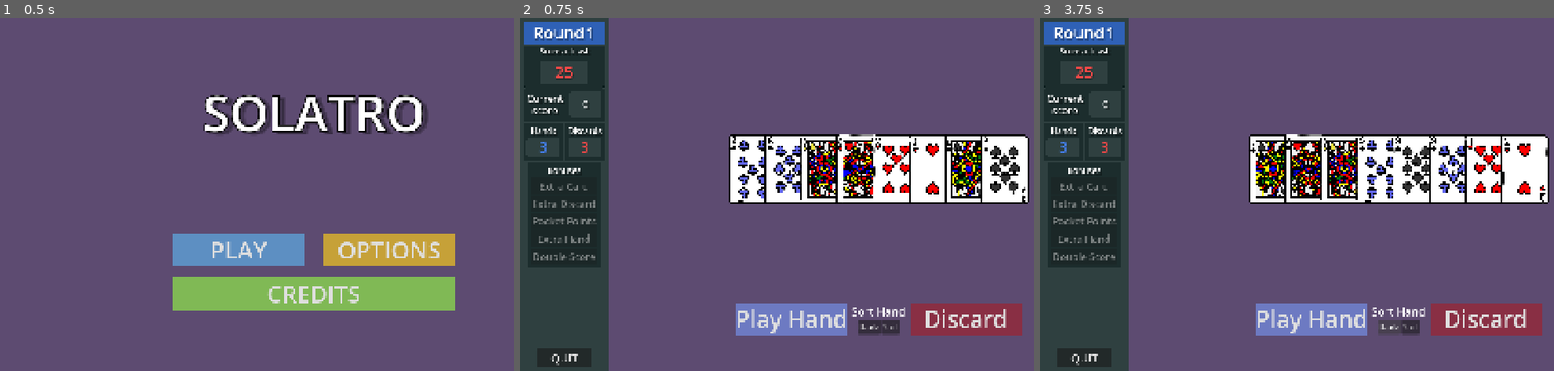
Above: before the commit, frames 1-3 (left to right).
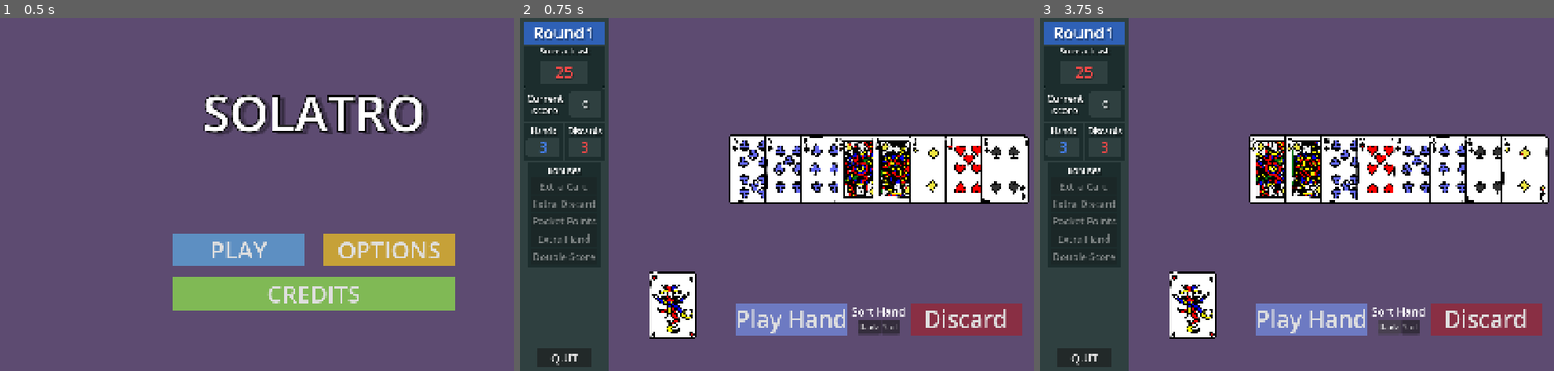
Above: after the commit, the same moments.

Repository: o-GUTS/solatro
Game: Godot game, scene res://src/main.tscn
Two runs of this game, one before a commit and one after it. Both use one fixed random seed, a clock stepped at 60 frames per second and the inputs below.
Inputs:
- Up to frame 1 (0.5 s): no input
- Up to frame 2 (0.75 s): click "PLAY" at 0.5 s
- Up to frame 3 (3.75 s): click "Discard" at 1.25 s; click "Play Hand" at 2 s; click "Play Hand" at 2.75 s; click "Rank" at 3.5 s

Frame 1 is identical in both runs. In frame 2, 5.7% of the frame differs, in the area x 25-99%, y 32-91%; in frame 3, 5.4%.

Commit message:
Added jokers

Diff:
--- a/src/base_card.gd
+++ b/src/base_card.gd
@@ -5,7 +5,7 @@
 @onready var texture_pivot: Control = %texturePivot
 @onready var texture: Sprite2D = %texture
 
-signal gui_input_fired(card: BaseCard,event: InputEvent)
+signal gui_input_fired(card: BaseCard, event: InputEvent)
 
 const max_angle_rad := Vector2(
     deg_to_rad(10), deg_to_rad(10)
@@ -25,6 +25,10 @@
 func setup(new_value: String) -> void:
     value = new_value
     name = new_value
+
+    if value == "joker":
+        texture.texture = load("res://assets/Hand Drawn Cards/joker.png")
+        return
 
     var suit: String = new_value[-1]
 
--- a/src/global_state.gd
+++ b/src/global_state.gd
@@ -9,7 +9,9 @@
 var acquired_bonuses: Array[Definitions.BonusTypes] = []
 var shield_activated: bool = false
 var double_points_actived: bool = false
+
 var has_joker: bool = false
+var joker_selected: bool = false
 
 var hand_size: int = Definitions.base_hand_size
 var hands_left: int = Definitions.base_hands_count
@@ -27,7 +29,9 @@
     acquired_bonuses.clear()
     shield_activated = false
     double_points_actived = false
+
     has_joker = false
+    joker_selected = false
 
     hand_size = Definitions.base_hand_size
     hands_left = Definitions.base_hands_count
@@ -44,7 +48,9 @@
 
     shield_activated = false
     double_points_actived = false
+
     has_joker = false
+    joker_selected = false
 
     hands_left = Definitions.base_hands_count
     discards_left = Definitions.base_discards_count
--- a/src/screens/game/game_screen.gd
+++ b/src/screens/game/game_screen.gd
@@ -1,18 +1,43 @@
 class_name GameScreen
 extends Control
 
-#TODO Jokers
 
 @onready var card_container: CardContainer = %cardContainer
 @onready var discard_button: Button = %discardButton
 @onready var play_hand_button: Button = %playHandButton
 @onready var hand_label: Label = %hand_label
 @onready var left_panel: CustomLeftPanel = %leftPanel
+@onready var joker_indicator: BaseCard = %joker_indicator
 
 
 func _ready() -> void:
     card_container.selection_changed.connect(update_hand_type_label)
     left_panel.bonus_btn_pressed.connect(_on_bonus_btn_pressed)
+
+    joker_indicator.setup("joker")
+    joker_indicator.gui_input_fired.connect(
+        func(_card: BaseCard, event: InputEvent) -> void:
+            if event.is_action_pressed(&"MOUSE_LEFT"):
+                if GlobalState.joker_selected:
+                    joker_indicator.deselect()
+                    GlobalState.joker_selected = false
+
+                elif card_container.selected_cards.size() < Definitions.max_selected_cards:
+                    joker_indicator.select()
+                    GlobalState.joker_selected = true
+
+                update_hand_type_label()
+    )
+    card_container.joker_found.connect(
+        func() -> void:
+            if GlobalState.has_joker:
+                joker_indicator.hide()
+                GlobalState.joker_selected = false
+            else:
+                joker_indicator.show()
+
+            GlobalState.has_joker = !GlobalState.has_joker
+    )
 
     start_new_round()
 
@@ -126,6 +151,8 @@
 
 
 func get_highest_poker_hand_with_joker(card_names: Array[String]) -> PokerHand:
+    if card_names.is_empty(): return PokerHand.new("", 0)
+
     var highest_hand := PokerHand.new("", 0)
 
     #NOTE Brute force, but works for now
@@ -157,7 +184,12 @@
 
 
 func update_hand_type_label() -> void:
-    var result: PokerHand = get_highest_poker_hand(card_container.selected_cards)
+    var result: PokerHand = null
+    if GlobalState.joker_selected:
+        result = get_highest_poker_hand_with_joker(card_container.selected_cards)
+    else:
+        result = get_highest_poker_hand(card_container.selected_cards)
+
     if result == null:
         hand_label.text = ""
     else:
@@ -187,11 +219,16 @@
     if GlobalState.discards_left <= 0 or !card_container.has_cards_selected():
         return
 
+    if GlobalState.joker_selected:
+        GlobalState.joker_selected = false
+        joker_indicator.deselect()
+
     card_container.discard_selected_cards()
     card_container.draw_random_cards(GlobalState.hand_size - card_container.current_hand.size())
 
     GlobalState.discards_left -= 1
     left_panel.update_all_visuals()
+    update_hand_type_label()
 
 
 func _on_play_hand_button_pressed() -> void:
@@ -200,7 +237,18 @@
     for card_value: String in card_container.selected_cards:
         card_container.discard_card(card_value)
 
-    var result: PokerHand = get_highest_poker_hand(card_container.selected_cards)
+    var result: PokerHand = null
+
+    if GlobalState.joker_selected:
+        result = get_highest_poker_hand_with_joker(card_container.selected_cards)
+
+        joker_indicator.hide()
+        joker_indicator.deselect()
+        GlobalState.has_joker = false
+        GlobalState.joker_selected = false
+    else:
+        result = get_highest_poker_hand(card_container.selected_cards)
+
     card_container.selected_cards.clear()
 
     card_container.draw_random_cards(GlobalState.hand_size - card_container.current_hand.size())
--- a/src/screens/game/game_screen.tscn
+++ b/src/screens/game/game_screen.tscn
@@ -3,6 +3,7 @@
 [ext_resource type="PackedScene" uid="uid://lgpdifqvpdlf" path="res://src/ui/custom_left_panel.tscn" id="1_hfv22"]
 [ext_resource type="Script" uid="uid://mkj7fjavbaqt" path="res://src/screens/game/game_screen.gd" id="1_stvag"]
 [ext_resource type="PackedScene" uid="uid://ctnw6t40kbxjw" path="res://src/ui/container/card_container.tscn" id="2_stvag"]
+[ext_resource type="PackedScene" uid="uid://02vuq4ofl2ge" path="res://src/base_card.tscn" id="4_je8ph"]
 
 [sub_resource type="LabelSettings" id="LabelSettings_q36ux"]
 font_size = 35
@@ -139,6 +140,15 @@
 custom_minimum_size = Vector2(0, 107)
 layout_mode = 2
 
+[node name="joker_indicator" parent="." unique_id=1762261797 instance=ExtResource("4_je8ph")]
+unique_name_in_owner = true
+visible = false
+layout_mode = 1
+offset_left = 387.0
+offset_top = 764.0
+offset_right = 395.32
+offset_bottom = 778.0
+
 [connection signal="pressed" from="bg/HBoxContainer/vCont/hCont/playHandButton" to="." method="_on_play_hand_button_pressed"]
 [connection signal="pressed" from="bg/HBoxContainer/vCont/hCont/MarginContainer/sortCont/hCont/sortByRankBtn" to="." method="_on_sort_by_rank_btn_pressed"]
 [connection signal="pressed" from="bg/HBoxContainer/vCont/hCont/MarginContainer/sortCont/hCont/sortBySuitBtn" to="." method="_on_sort_by_suit_btn_pressed"]
--- a/src/ui/container/card_container.gd
+++ b/src/ui/container/card_container.gd
@@ -3,6 +3,7 @@
 
 
 signal selection_changed
+signal joker_found
 
 enum SortType {
     by_suit, by_rank
@@ -35,7 +36,11 @@
         for number: String in Definitions.card_numbers:
             draw_pile.append("%s%s" % [number, suit])
 
+    draw_pile.append("joker")
+    draw_pile.append("joker")
+
     draw_pile.shuffle()
+
     draw_random_cards(GlobalState.hand_size)
 
 
@@ -53,15 +58,23 @@
 
 
 func draw_random_cards(quant: int = 1) -> void:
-    for x in range(quant):
-        if draw_pile.size() <= 0:
-            return
+    var counter: int = quant
+    while counter > 0:
+        if draw_pile.size() <= 0: return
 
         var card_value: String = draw_pile.pick_random()
+
+        #TODO: Joker animation
+        if card_value == "joker":
+            draw_pile.remove_at(draw_pile.find("joker"))
+            joker_found.emit()
+            continue
 
         var new_card: BaseCard = draw_card(card_value)
         assert(new_card != null, "new_card can't be null")
         draw_pile.remove_at(draw_pile.find(card_value))
+
+        counter -= 1
 
 
 func discard_card(card_value: String) -> void:
@@ -105,7 +118,6 @@
             func(a: BaseCard, b: BaseCard) -> bool: return str(a.value)[-1].naturalnocasecmp_to(str(b.value)[-1]) < 0
         )
 
-
     for node in get_children():
         remove_child(node)
     for node: BaseCard in sorted_nodes:
@@ -120,8 +132,13 @@
             card.deselect()
             selected_cards.remove_at(selected_cards.find(card.value))
 
-        elif selected_cards.size() < Definitions.max_selected_cards:
-            card.select()
-            selected_cards.append(card.value)
+        else:
+            var max_selected: int = Definitions.max_selected_cards
+            if GlobalState.joker_selected:
+                max_selected -= 1
+
+            if selected_cards.size() < max_selected:
+                card.select()
+                selected_cards.append(card.value)
 
         selection_changed.emit()
